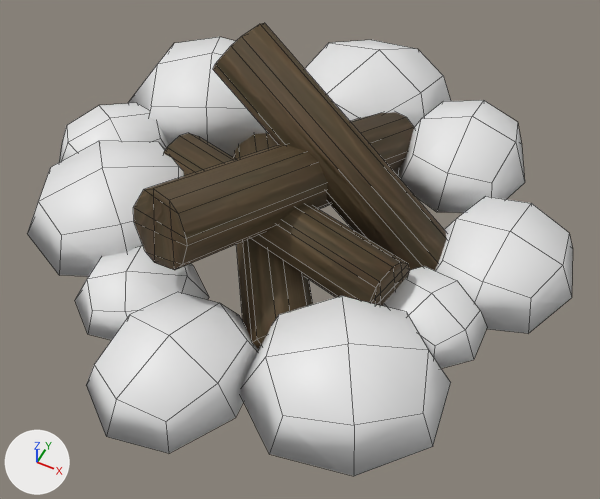
Before and after pictures for a commit that changed the FBX model Models/firepit.fbx.
Before and after are seen from a 50 mm camera at (0.708, -1.464, 1.691) aimed at (0.05, -0.149, 0.047). Arrows for +X, +Y and +Z are at lower left; the lights stay in place. The older version comes first. Mesh edges are drawn as thin lines. Where no turn or scale is listed for an object, it has been applied to the vertices.

Names of what the first picture shows: 'Firepit', 'Firewood.001'.
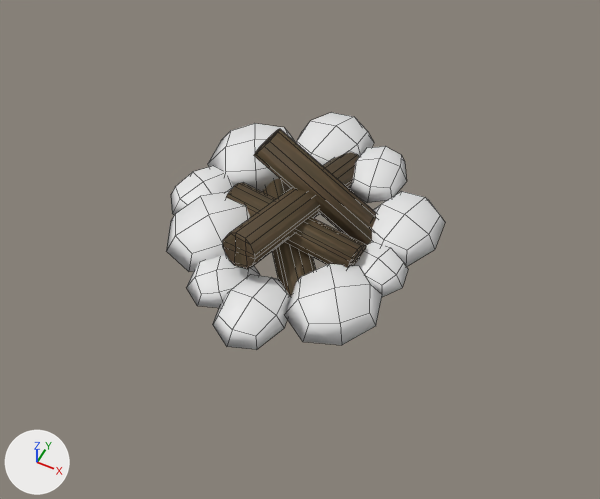
Commit message: add firepit toggle

What differs and where, as boxes (x1, y1, x2, y2) in the pictures (600 x 499 px; the box of a moved part takes in the faces that stretch with it):
```json
{"object": "Firepit", "change": "reshaped", "before": [27, 37, 573, 476], "after": [166, 113, 445, 350], "on screen": "49% narrower, 46% shorter"}
{"object": "Firewood.001", "change": "deleted", "before": [133, 23, 447, 349], "on screen": "brown"}
{"part": 1, "of": "me_icosphere_007", "change": "moved or reshaped", "before": [435, 196, 573, 333], "after": [213, 274, 291, 350]}
{"part": 2, "of": "me_icosphere_007", "change": "moved or reshaped", "before": [86, 292, 258, 453], "after": [371, 191, 445, 266]}
{"part": 3, "of": "me_icosphere_007", "change": "moved or reshaped", "before": [383, 266, 487, 368], "after": [187, 255, 260, 308]}
{"part": 4, "of": "me_icosphere_007", "change": "moved or reshaped", "before": [241, 296, 451, 476], "after": [354, 242, 408, 297]}
{"part": 5, "of": "me_icosphere_007", "change": "deleted", "before": [75, 246, 209, 340]}
{"part": 6, "of": "me_icosphere_007", "change": "deleted", "before": [398, 100, 525, 213]}
{"part": 7, "of": "me_icosphere_007", "change": "deleted", "before": [59, 103, 169, 162]}
{"part": 8, "of": "me_icosphere_007", "change": "cut back", "before": [27, 37, 451, 276], "after": [166, 113, 406, 345]}
```

Scene script edits in JSON lines:
```json
{"block": "me_icosphere_007", "where": "# used by ob_firepit; location = (0.0, 0.0, 0.0)"}
{"op": "remove", "block": "me_icosphere_007", "code": "me_icosphere_007.from_pydata(...)  # 170 vertices, 130 faces; spans x -0.81..0.73, y -0.82..0.77, z 0.01..0.22"}
{"op": "add", "block": "me_icosphere_007", "code": "me_icosphere_007.from_pydata(...)  # 330 vertices, 298 faces; spans x -0.4..0.36, y -0.48..0.44, z -0.05..0.21"}
{"block": "me_icosphere_007", "change": "me_icosphere_007 part 1: the loose piece of 17 vertices spanning x 0.34..0.73, y -0.17..0.29, z 0.01..0.15 is scaled about its middle by (-0.476, -0.549, 0.384), then moved by (-0.52, -0.42, -0.05)"}
{"block": "me_icosphere_007", "change": "me_icosphere_007 part 2: the loose piece of 17 vertices spanning x -0.24..0.13, y -0.82..-0.39, z 0.01..0.16 is scaled about its middle by (-0.56, -0.646, 0.428), then moved by (0.31, 0.68, -0.05)"}
{"block": "me_icosphere_007", "change": "me_icosphere_007 part 3: the loose piece of 17 vertices spanning x 0.28..0.57, y -0.33..-0.06, z 0.01..0.12 is multiplied about its middle by the matrix ((0.321, -0.54, -0.006), (0.54, 0.321, -0.005), (0.007, -0.003, 0.628)), then moved by (-0.53, -0.11, -0.04)"}
{"block": "me_icosphere_007", "change": "me_icosphere_007 part 4: the loose piece of 17 vertices spanning x 0.09..0.57, y -0.7..-0.24, z 0.02..0.2 is turned -44.7 degrees about the z axis through its middle and scaled by 0.352, then moved by (-0.08, 0.38, -0.08)"}
{"block": "me_icosphere_007", "change": "me_icosphere_007 part 5: the loose piece of 17 vertices spanning x -0.41..-0.09, y -0.61..-0.3, z 0.01..0.12 is deleted"}
{"block": "me_icosphere_007", "change": "me_icosphere_007 part 6: the loose piece of 17 vertices spanning x 0.13..0.51, y 0.14..0.57, z 0.05..0.21 is deleted"}
{"block": "me_icosphere_007", "change": "me_icosphere_007 part 7: the loose piece of 17 vertices spanning x -0.81..-0.47, y -0.19..0.17, z 0.01..0.14 is deleted"}
{"block": "me_icosphere_007", "change": "me_icosphere_007 part 8: 1 vertex moved within x 0.06, y 0.26, z 0.01; 50 vertices removed from x -0.73..0.21, y -0.49..0.77, z 0.01..0.22; 261 vertices added at x -0.4..0.32, y -0.39..0.44, z -0.05..0.21"}
{"op": "add", "block": "me_icosphere_007", "code": "me_icosphere_007.materials.append(mat_wood)"}
{"op": "remove", "block": "ob_firewood_001", "code": ["ob_firewood_001 = bpy.data.objects.new('Firewood.001', me_cylinder_003)", "ob_firewood_001.location = (0.0, 0.0, 0.0)"]}
```
